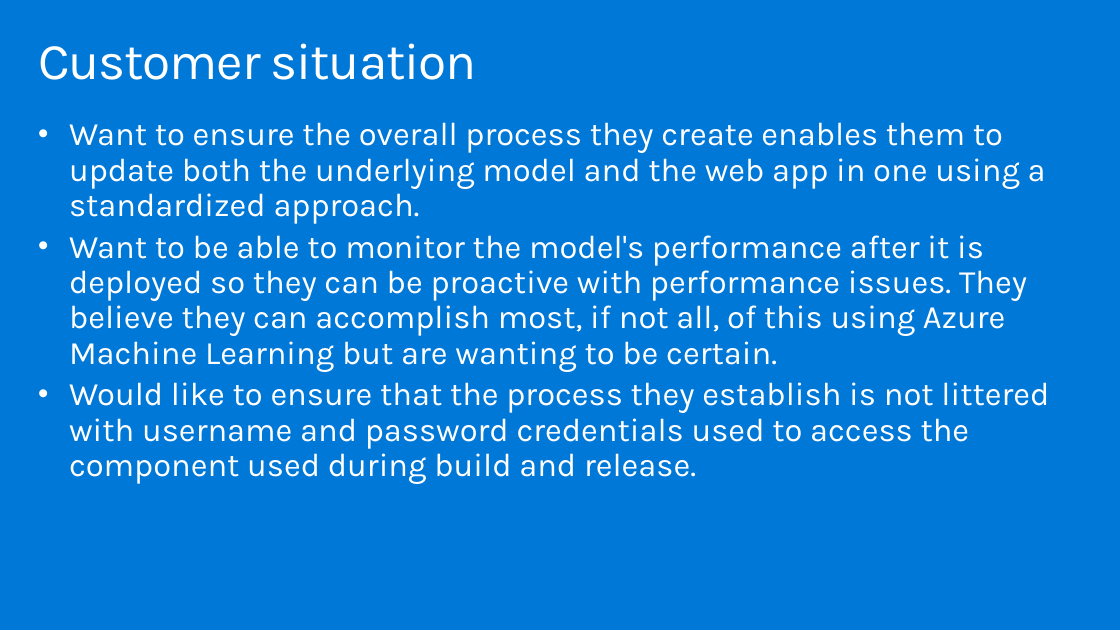
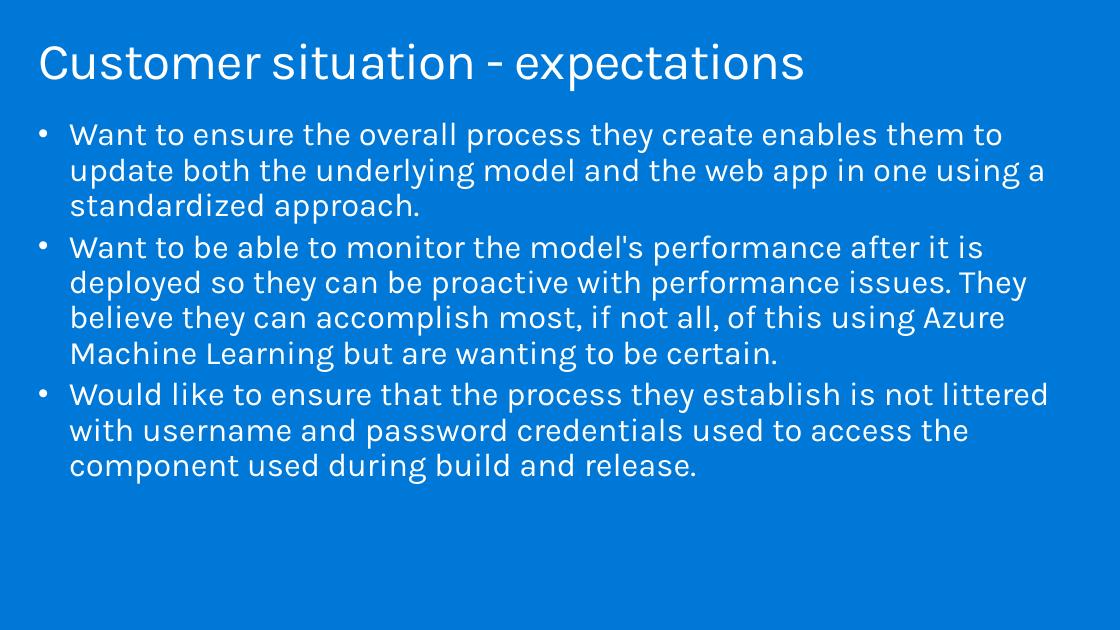
Before and after one commit to tiagoh/MCW-ML-Ops-1Day, a slide deck: slide 6 of Whiteboard design session/WDS trainer presentation - MLOps.pptx. Drawn at 1120x630 pixels with LibreOffice and Linux fonts; fonts in the diff are those of the drawing. Boxes give left, top, right and bottom in pixels: in the first picture for what was removed or moved away, otherwise in the second. Text is boxed around its words. In the diff, an @@ line names an element or a change of style, - is before the commit and + after.

```diff
--- a/Whiteboard design session/WDS trainer presentation - MLOps.pptx
+++ b/Whiteboard design session/WDS trainer presentation - MLOps.pptx
@@ title at <box>38,43,807,91</box>: text changed @@
-Customer situation
+Customer situation - expectations
```
Also in this commit, not shown: 18 other slides changed, 1 other file.
